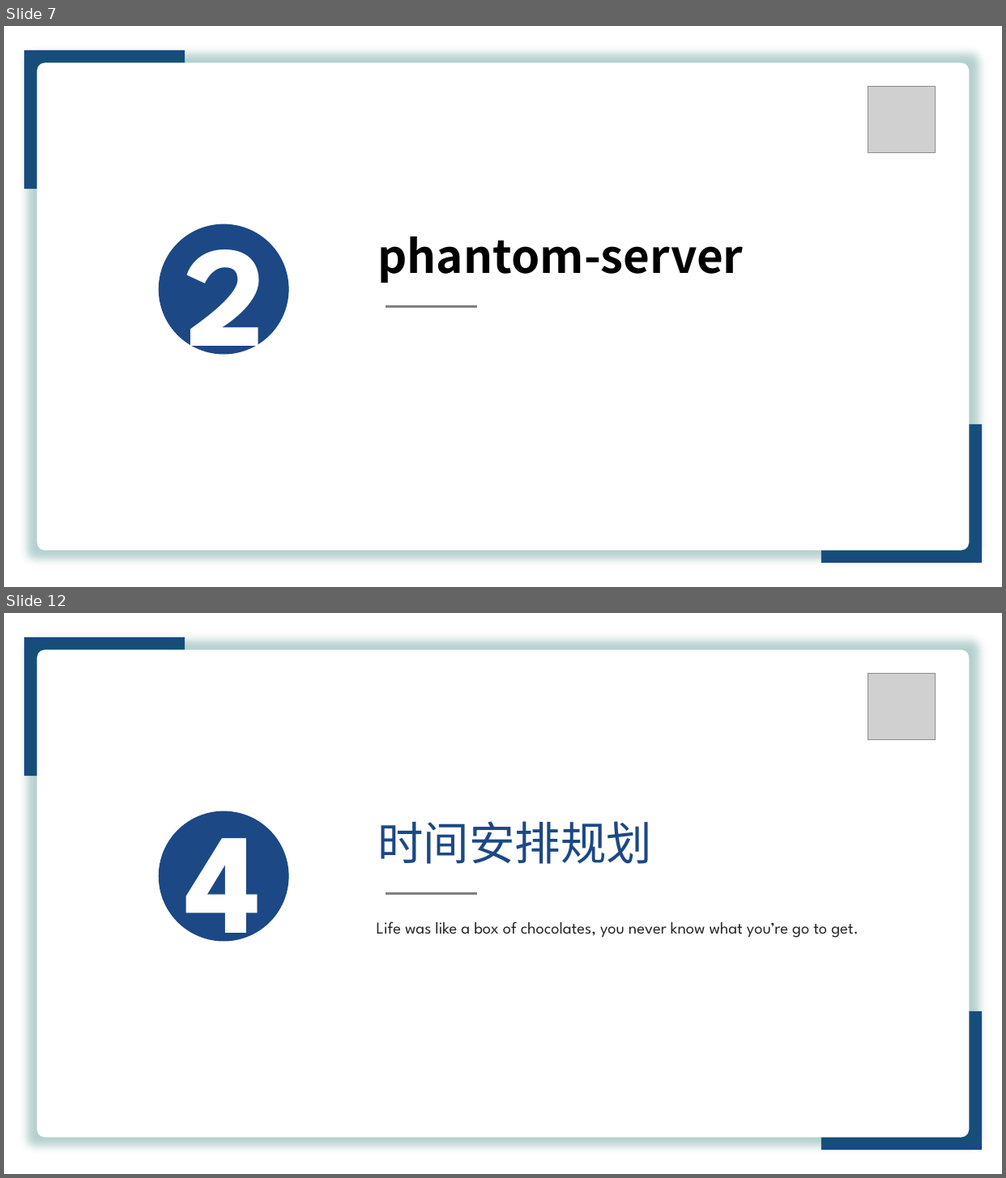
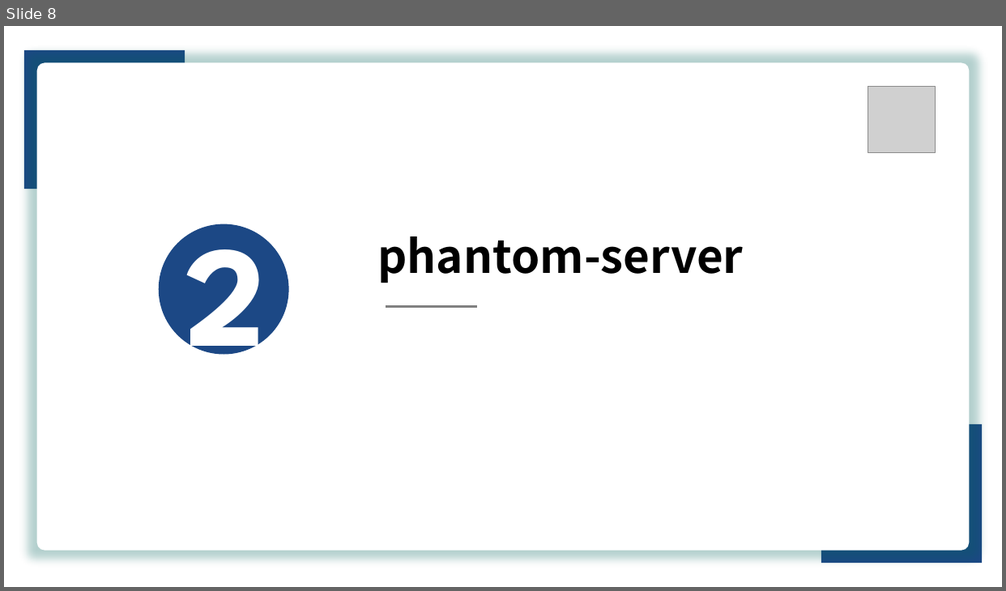
Before and after one commit to Capsfly/intern_share_info, a slide deck: 串讲.pptx. Shown one above the other, each under a label of ours: slides 7 and 12 before the commit, slide 8 after it; the slides between them are not shown. The pictures are 1006x1178 and 1006x591 pixels, drawn with LibreOffice and Linux fonts; fonts in the diff are those of the drawing; grey boxes stand for pictures. Boxes give left, top, right and bottom in pixels: in the first picture for what was removed or moved away, otherwise in the second. Text is boxed around its words. In the diff, an @@ line names an element or a change of style, - is before the commit and + after.

```diff
--- a/串讲.pptx
+++ b/串讲.pptx
@@ slide 12 removed at [4, 613, 1002, 1174], background #FFFFFF @@
@@ rectangle removed at [24, 637, 185, 776] @@
@@ rounded rectangle removed at [37, 649, 969, 1138] @@
@@ picture removed at [868, 673, 936, 739] @@
@@ ellipse removed at [158, 811, 288, 942] @@
-4
@@ text removed at [377, 821, 652, 864] @@
-时间安排规划
@@ line removed from (386, 894) to (477, 894) @@
@@ text removed at [377, 922, 859, 938] @@
-Life was like a box of chocolates, you never know what you’re go to get.
@@ rectangle removed at [821, 1012, 982, 1150] @@
@@ what was slide 7 is now slide 8 @@
```
Also in this commit, not shown: 6 slides changed, 10 slides added, 4 other slides removed, 1 other file.
